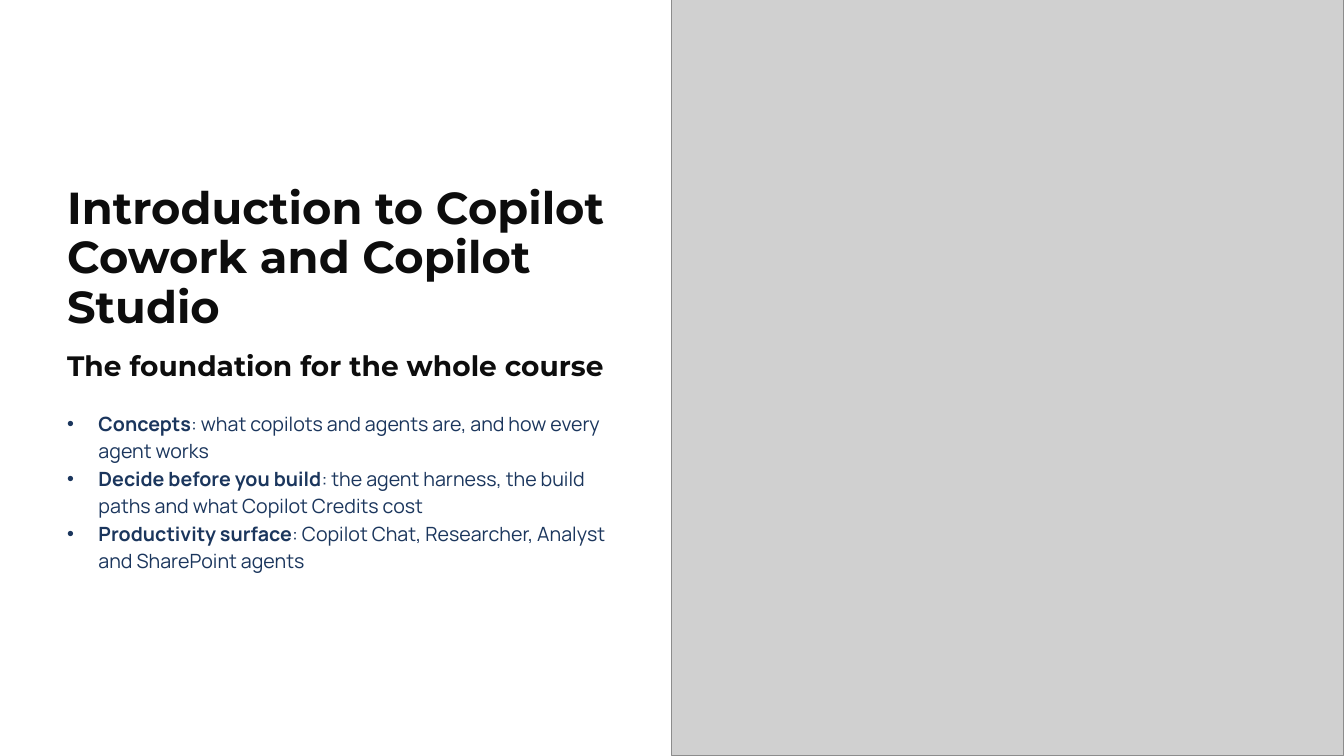
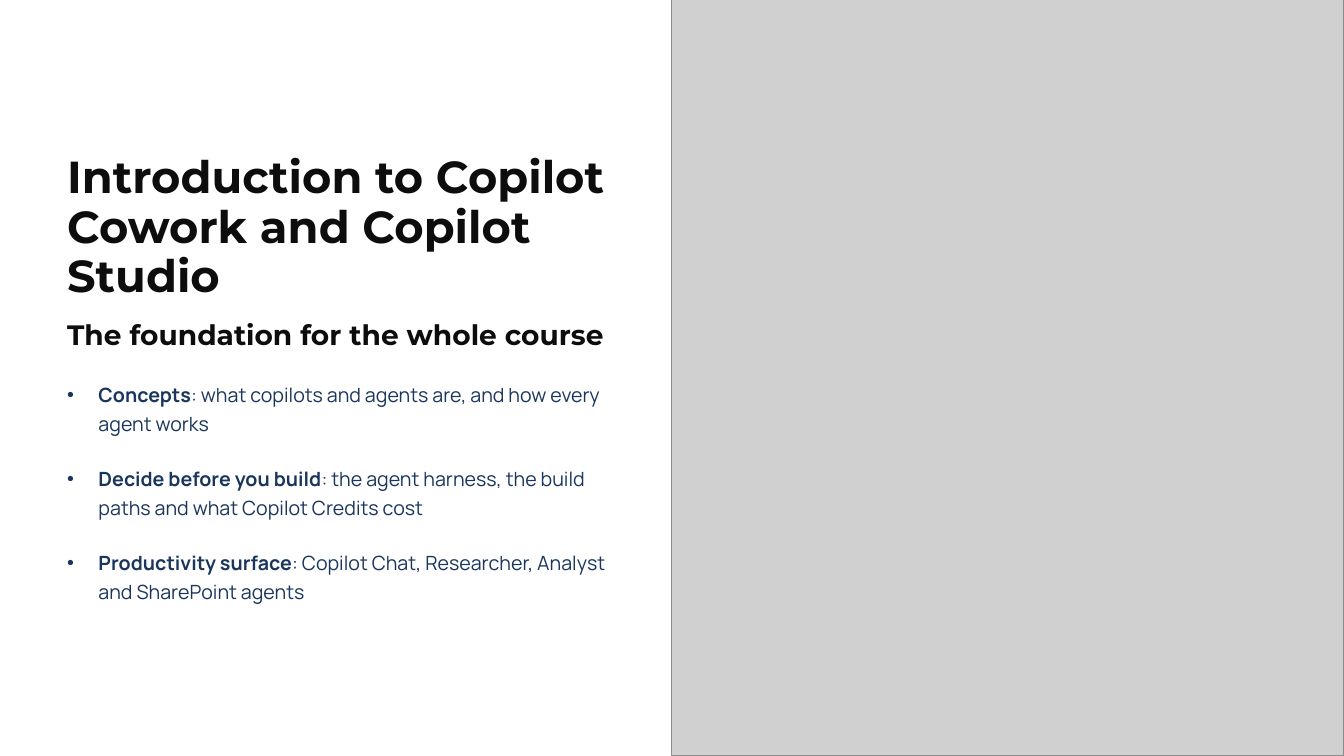
Before and after one commit to alexander-kastil/copilot-studio-agents, a slide deck: slide 5 of demos/01-intro/pptx/01-intro.pptx. Drawn at 1344x756 pixels with LibreOffice and Linux fonts; fonts in the diff are those of the drawing; grey boxes stand for pictures. Boxes give left, top, right and bottom in pixels: in the first picture for what was removed or moved away, otherwise in the second. Text is boxed around its words. In the diff, an @@ line names an element or a change of style, - is before the commit and + after.

```diff
--- a/demos/01-intro/pptx/01-intro.pptx
+++ b/demos/01-intro/pptx/01-intro.pptx
@@ 3 texts: place and size @@
-3 texts at [67, 188, 605, 573]
+3 texts at [67, 157, 605, 604]
@@ text "Concepts: what copilots and agents ..." at [98, 387, 605, 604]: line spacing 1.17 to 1.25; more space between paragraphs @@
```
Also in this commit, not shown: 14 other slides changed, 39 other files.
